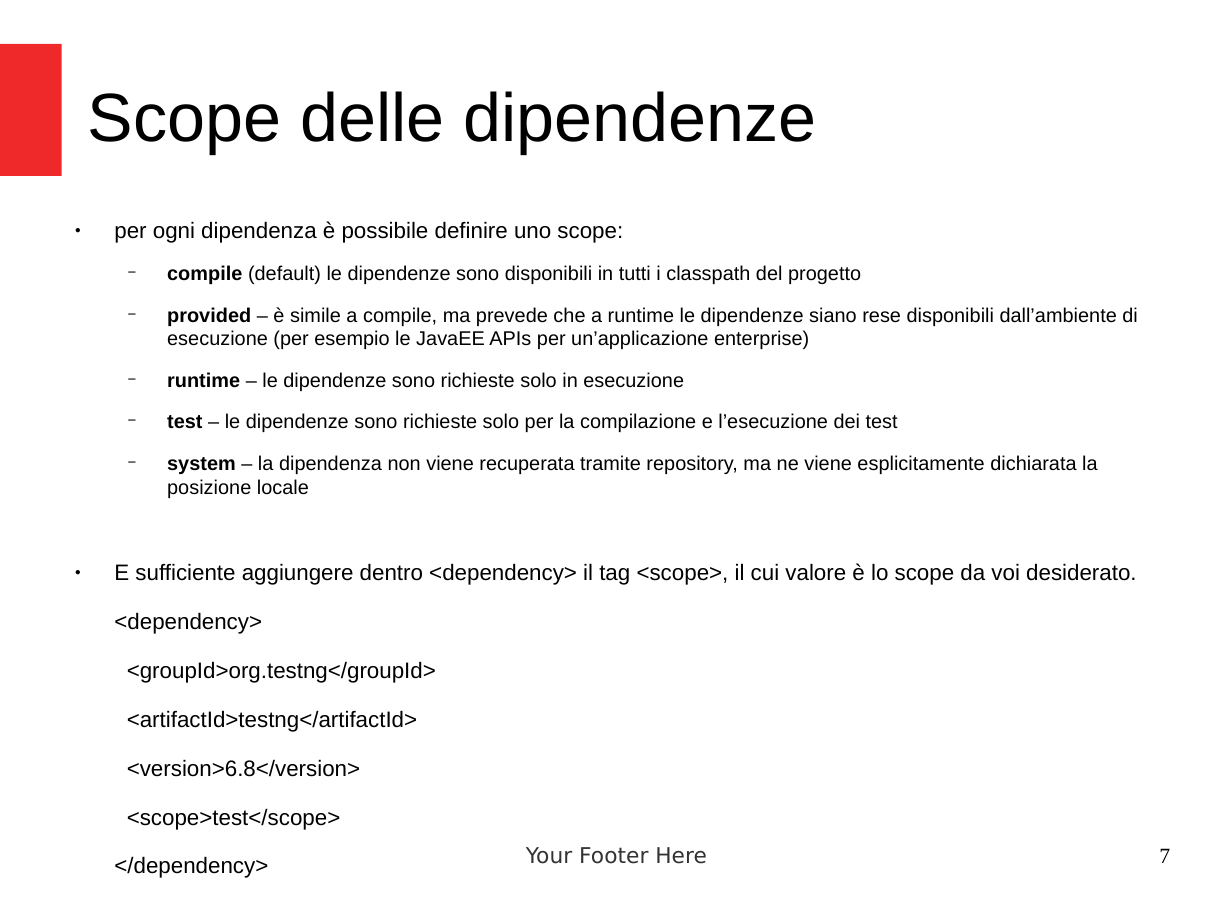
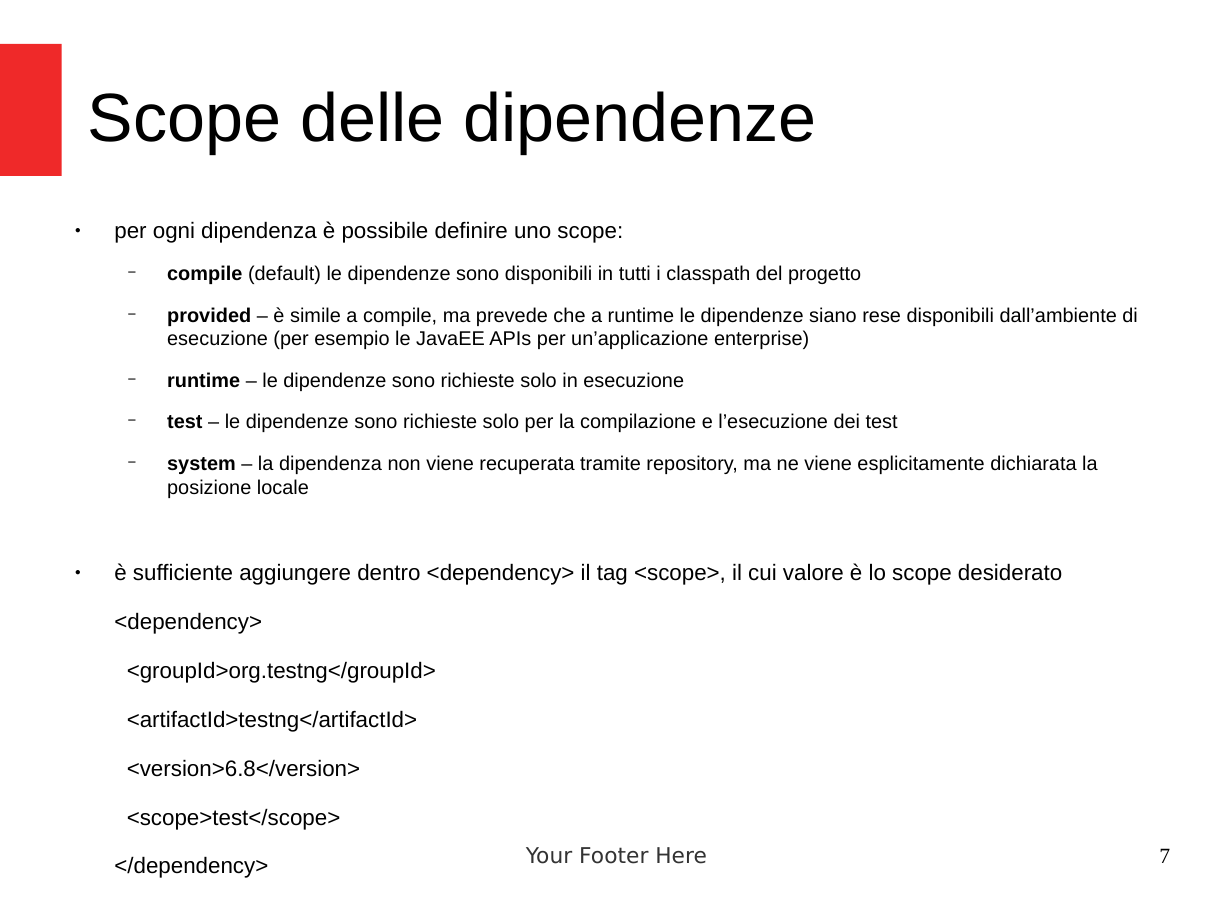
Before and after one commit to criluc/jdbc-tutorial, a slide deck: slide 7 of Introduzione a Maven.odp. Drawn at 1232x924 pixels with LibreOffice and Linux fonts; fonts in the diff are those of the drawing. Boxes give left, top, right and bottom in pixels: in the first picture for what was removed or moved away, otherwise in the second. Text is boxed around its words. In the diff, an @@ line names an element or a change of style, - is before the commit and + after.

```diff
--- a/Introduzione a Maven.odp
+++ b/Introduzione a Maven.odp
@@ text at (x1=114, y1=563, x2=1062, y2=585): text changed @@
-● E sufficiente aggiungere dentro <dependency> il tag <scope>, il cui valore è lo scope da voi desiderato.
+● è sufficiente aggiungere dentro <dependency> il tag <scope>, il cui valore è lo scope desiderato
```
Also in this commit, not shown: 9 other slides changed, 2 other files.
